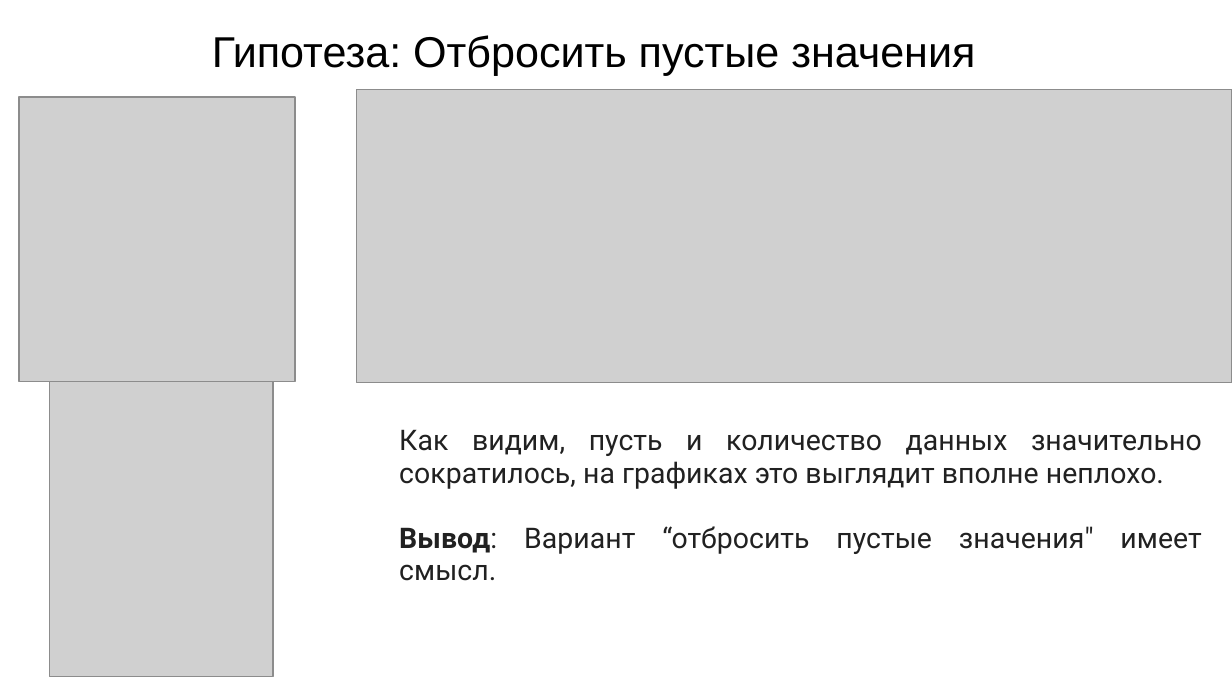
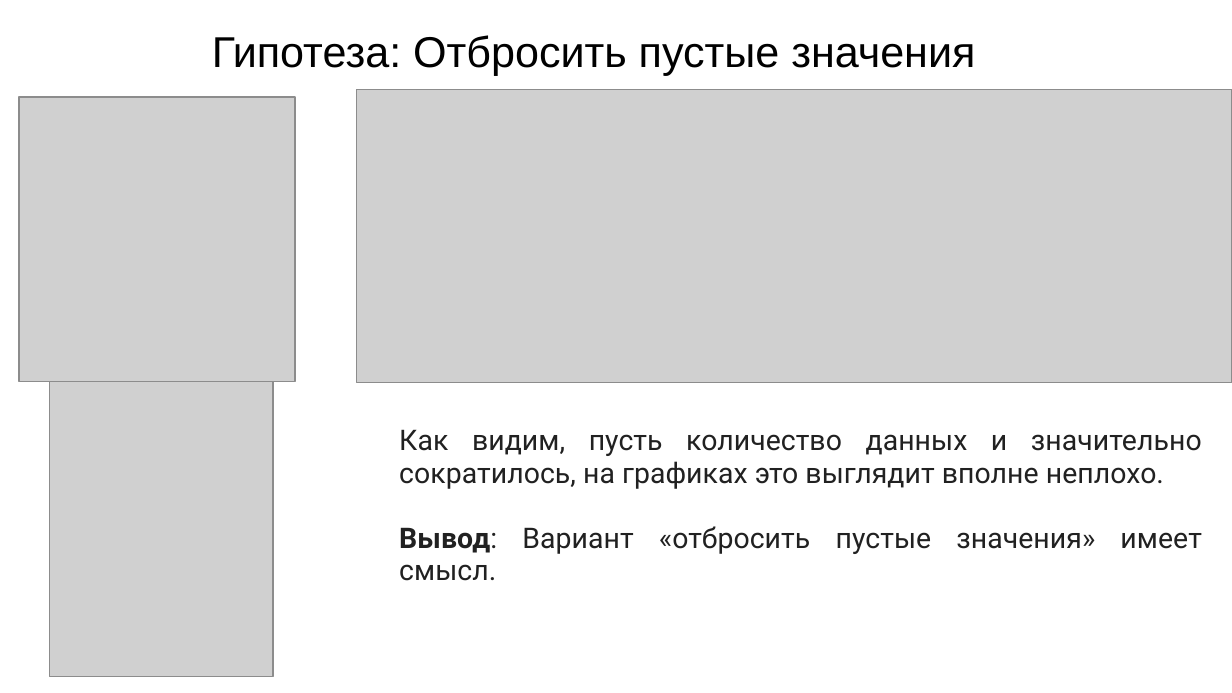
Before and after one commit to Dimildizio/DS_course, a slide deck: slide 19 of EDA_group_slides.pptx. Drawn at 1232x693 pixels with LibreOffice and Linux fonts; fonts in the diff are those of the drawing; grey boxes stand for pictures. Boxes give left, top, right and bottom in pixels: in the first picture for what was removed or moved away, otherwise in the second. Text is boxed around its words. In the diff, an @@ line names an element or a change of style, - is before the commit and + after.

```diff
--- a/EDA_group_slides.pptx
+++ b/EDA_group_slides.pptx
@@ text at (x1=399, y1=429, x2=1202, y2=581): text changed @@
-Как видим, пусть и количество данных значительно сократилось, на графиках это выглядит вполне неплохо.
-Вывод: Вариант “отбросить пустые значения" имеет смысл.
+Как видим, пусть количество данных и значительно сократилось, на графиках это выглядит вполне неплохо.
+Вывод: Вариант «отбросить пустые значения» имеет смысл.
```
Also in this commit, not shown: 19 other slides changed.
